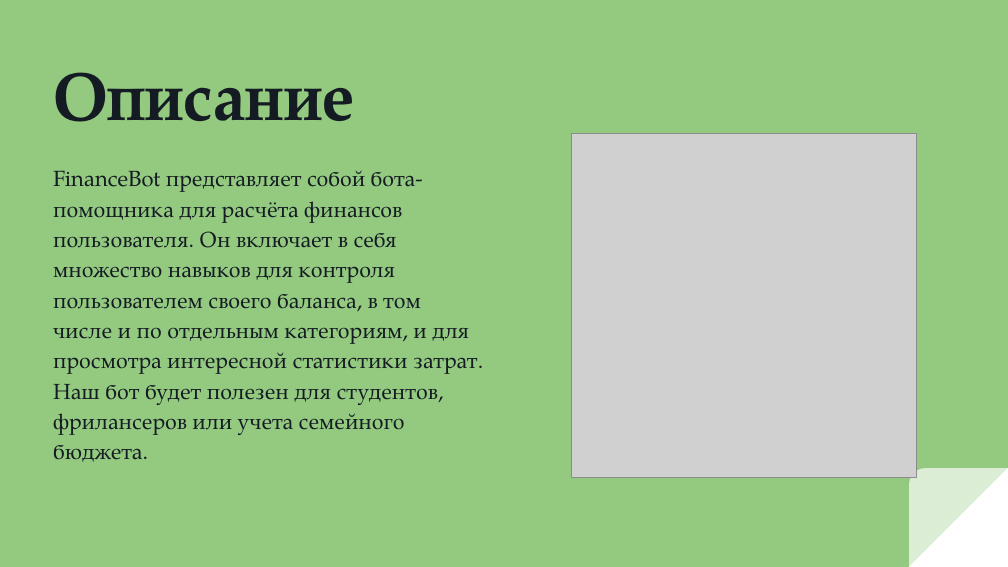
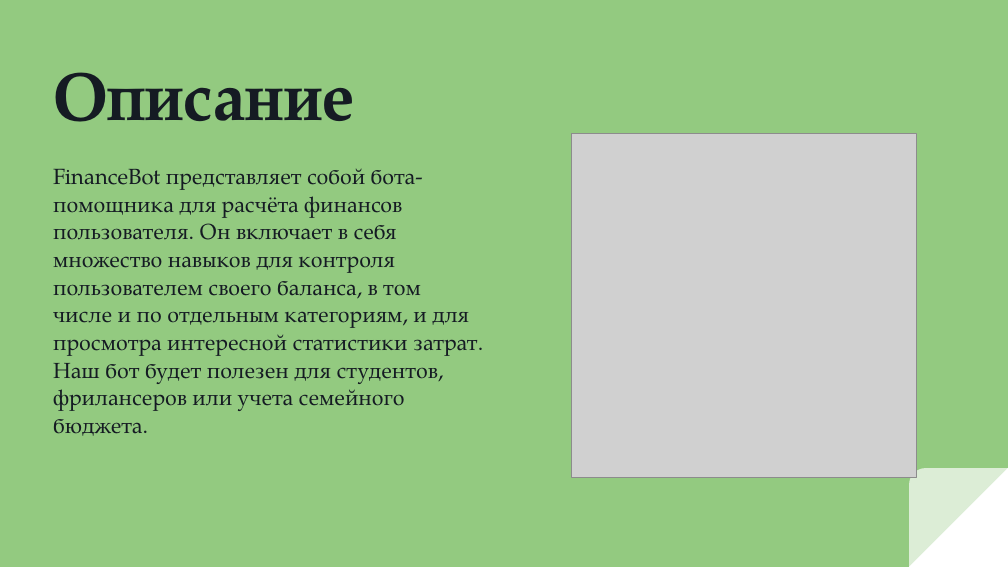
Before and after one commit to GTEnzo/FinanceBot, a slide deck: slide 3 of Презентация.pptx. Drawn at 1008x567 pixels with LibreOffice and Linux fonts; fonts in the diff are those of the drawing; grey boxes stand for pictures. Boxes give left, top, right and bottom in pixels: in the first picture for what was removed or moved away, otherwise in the second. Text is boxed around its words. In the diff, an @@ line names an element or a change of style, - is before the commit and + after.

```diff
--- a/Презентация.pptx
+++ b/Презентация.pptx
@@ subtitle "FinanceBot представляет собой бота-помощника для ..." at <box>53,168,478,436</box>: line spacing 1.15 to 1.05 @@
```
Also in this commit, not shown: 1 other slide changed, 13 other files.
